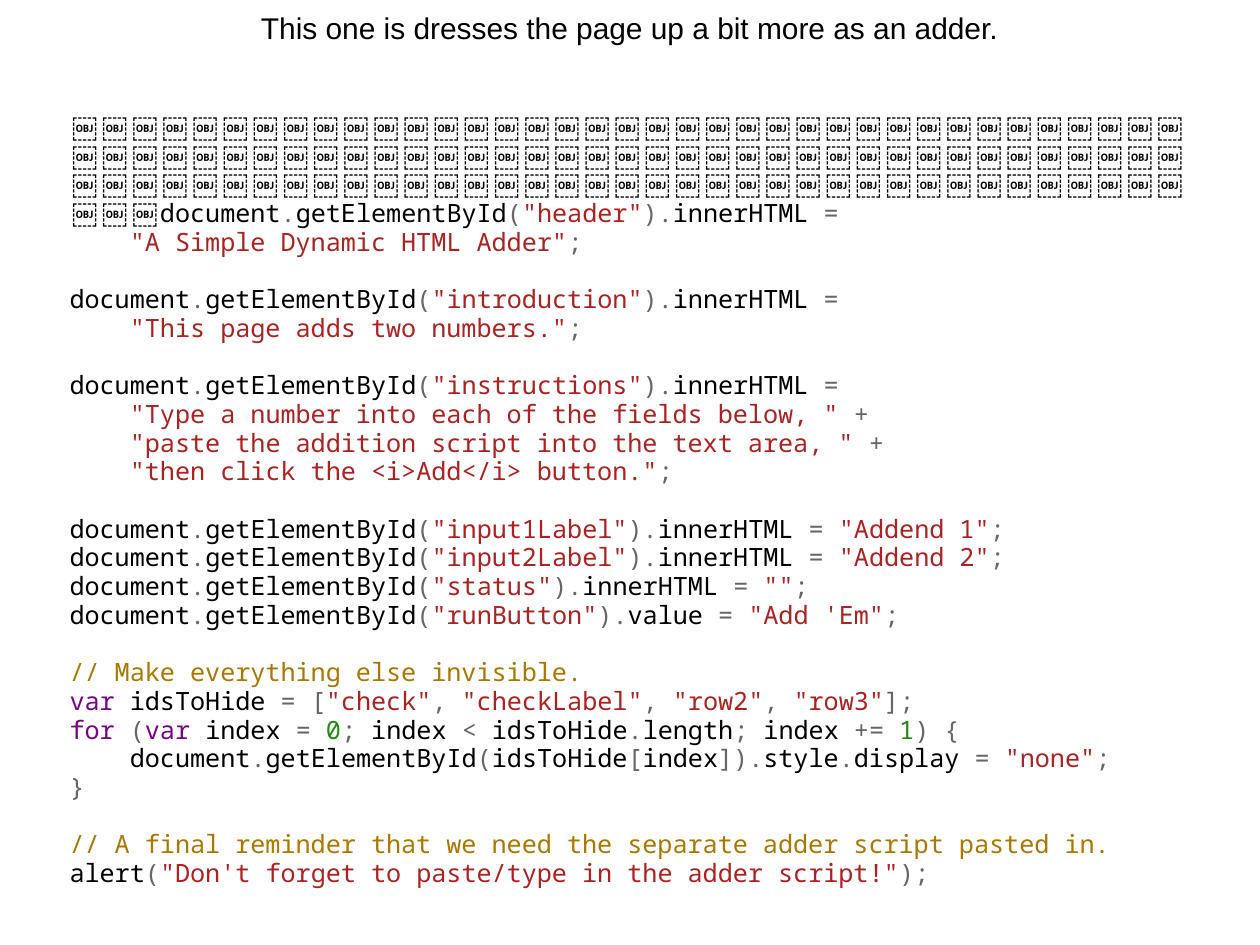
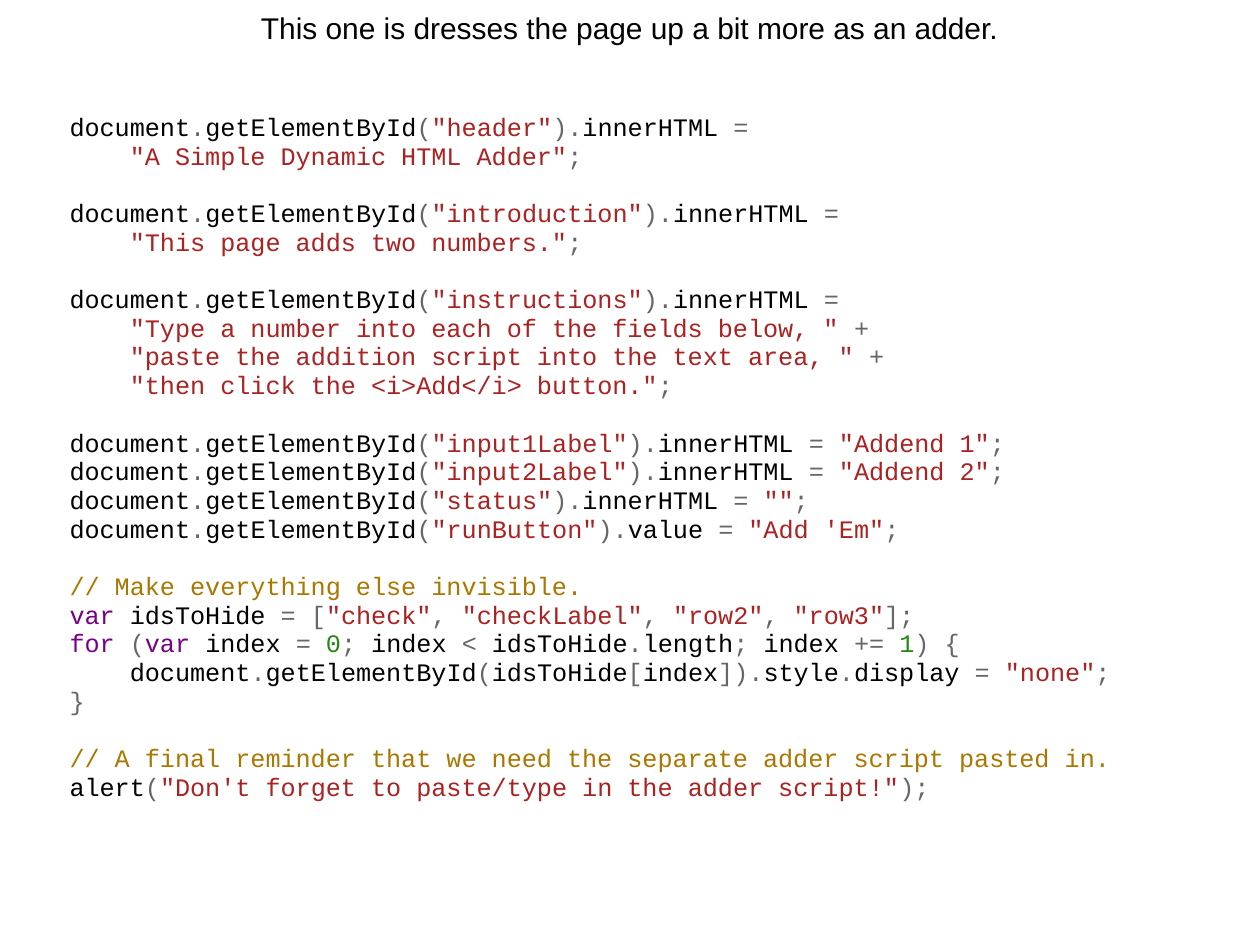
Before and after one commit to dondi/javascript-book, a slide deck: slide 20 of presentations/Chapter_6_Presentation.ppt. Drawn at 1260x945 pixels with LibreOffice and Linux fonts; fonts in the diff are those of the drawing; background and template pictures are left out. Boxes give left, top, right and bottom in pixels: in the first picture for what was removed or moved away, otherwise in the second. Text is boxed around its words. In the diff, an @@ line names an element or a change of style, - is before the commit and + after.

```diff
--- a/presentations/Chapter_6_Presentation.ppt
+++ b/presentations/Chapter_6_Presentation.ppt
@@ text at (x1=70, y1=117, x2=719, y2=142): text changed; font Noto Sans Mono to Courier New @@
-￼￼￼￼￼￼￼￼￼￼￼￼￼￼￼￼￼￼￼￼￼￼￼￼￼￼￼￼￼￼￼￼￼￼￼￼￼￼￼￼￼￼￼￼￼￼￼￼￼￼￼￼￼￼￼￼￼￼￼￼￼￼￼￼￼￼￼￼￼￼￼￼￼￼￼￼￼￼￼￼￼￼￼￼￼￼￼￼￼￼￼￼￼￼￼￼￼￼￼￼￼￼￼￼￼￼￼￼￼￼￼￼￼￼document.getElementById("header").innerHTML =
+document.getElementById("header").innerHTML =
@@ text at (x1=70, y1=146, x2=1111, y2=802): font Noto Sans Mono to Courier New @@
```
Also in this commit, not shown: 15 other slides changed.
